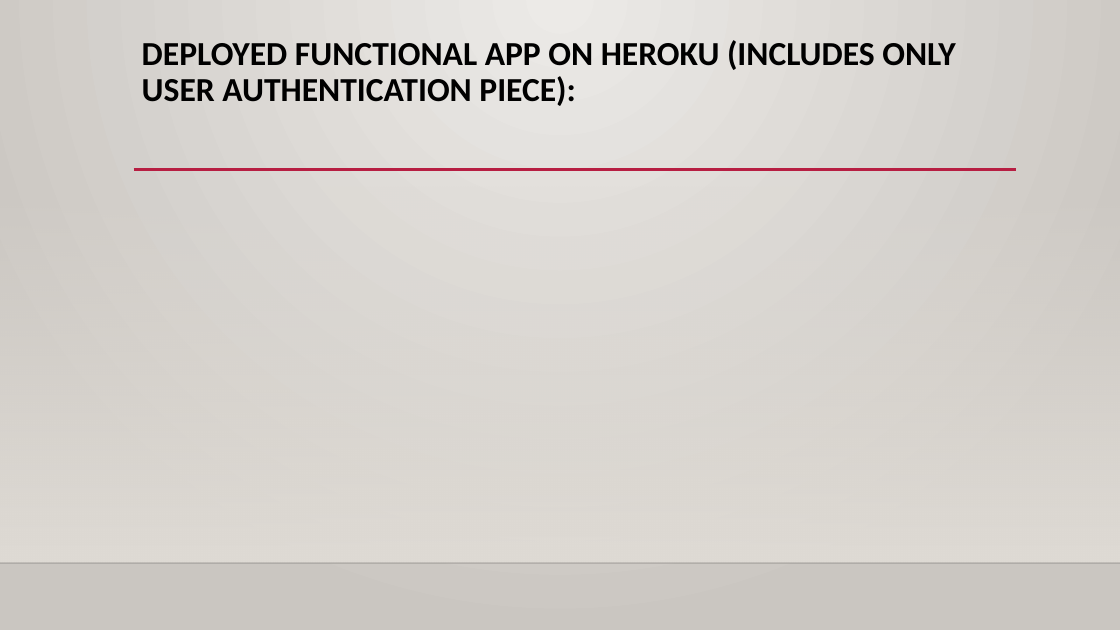
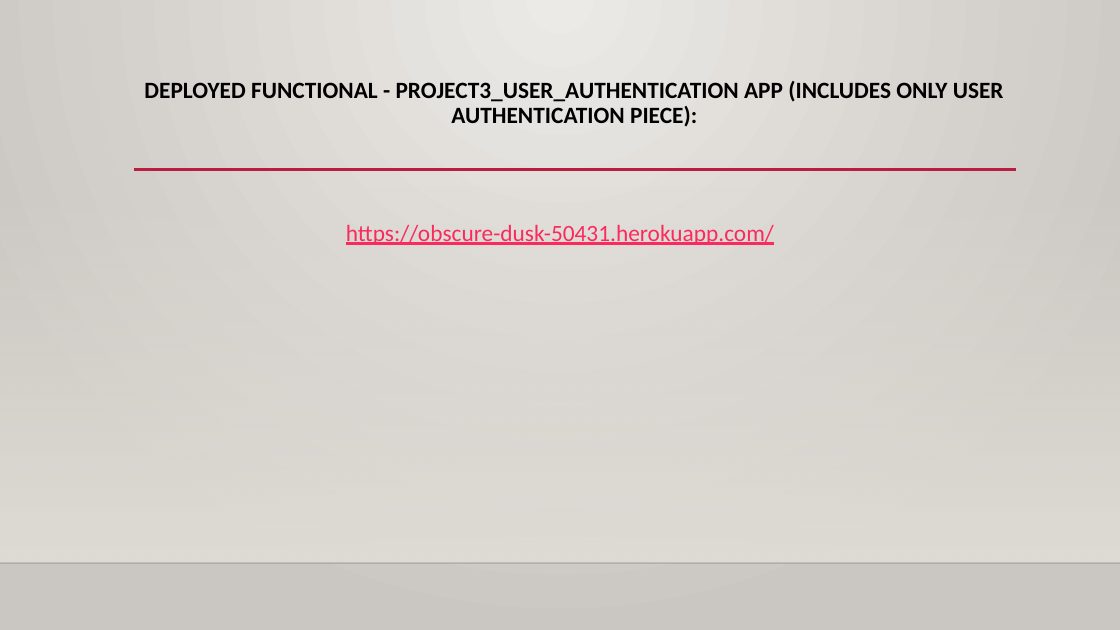
Before and after one commit to nsoeltan/CinaFlix_Meeting_Minutes_App_Project3, a slide deck: slide 6 of design/CinaFlix_Meeting_Minutes_Application_Project3_Presentation_Nafisa_Soeltan.pptx. Drawn at 1120x630 pixels with LibreOffice and Linux fonts; fonts in the diff are those of the drawing; background and template pictures are left out. Boxes give left, top, right and bottom in pixels: in the first picture for what was removed or moved away, otherwise in the second. Text is boxed around its words. In the diff, an @@ line names an element or a change of style, - is before the commit and + after.

```diff
--- a/design/CinaFlix_Meeting_Minutes_Application_Project3_Presentation_Nafisa_Soeltan.pptx
+++ b/design/CinaFlix_Meeting_Minutes_Application_Project3_Presentation_Nafisa_Soeltan.pptx
@@ title at <box>144,81,1004,127</box>: text changed; size 28.8 to 20 pt @@
-DEPLOYED FUNCTIONAL APP ON HEROKU (INCLUDES ONLY USER AUTHENTICATION PIECE):
+DEPLOYED FUNCTIONAL - PROJECT3_USER_AUTHENTICATION APP (INCLUDES ONLY USER AUTHENTICATION PIECE):
@@ text added at <box>346,225,774,245</box>, 20 pt, text #FA2B5C, underline @@
+https://obscure-dusk-50431.herokuapp.com/
```
Also in this commit, not shown: 5 other slides changed, 3 other files.
